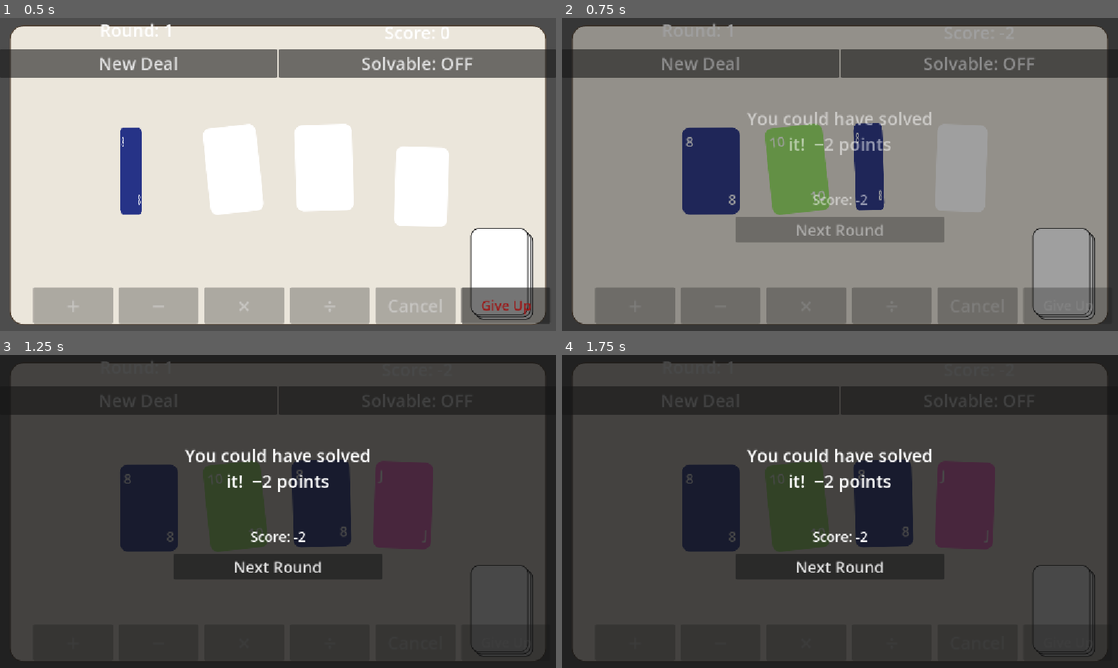
Above: before the commit, frames 1-4 (two rows, left to right).
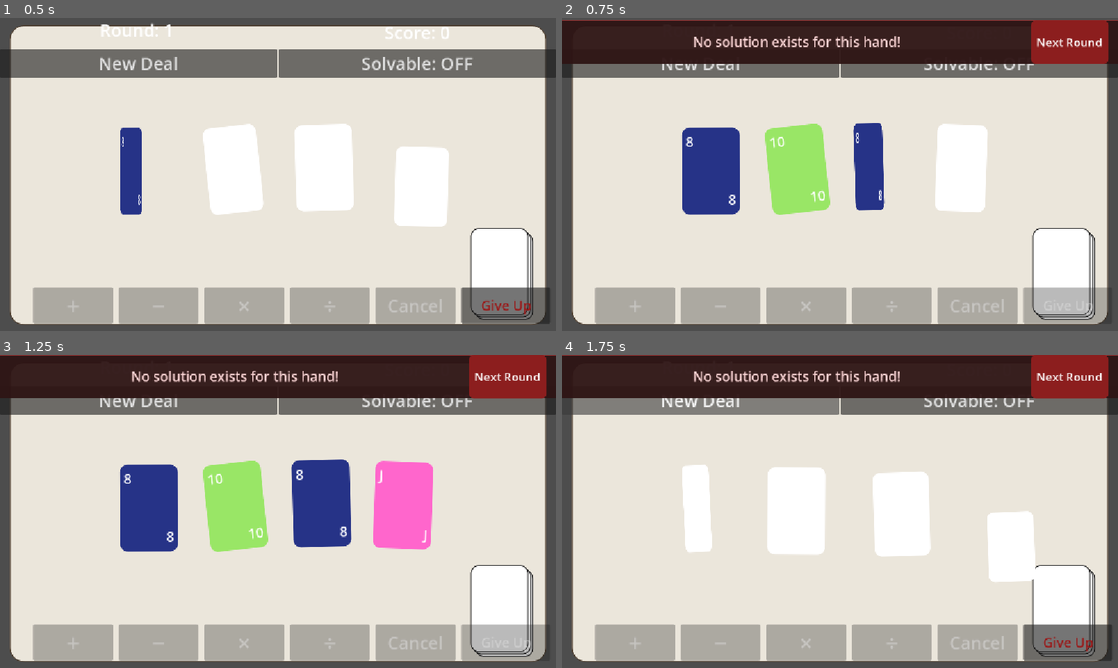
Above: after the commit, the same moments.

Repository: sky-q-xu/card-24
Game: Godot game, scene res://scenes/main.tscn
The game is run twice, just before and just after one commit, with the same random seed, the same clock (stepped at 60 frames per second) and the same inputs.
Inputs:
- Up to frame 1 (0.5 s): no input
- Up to frame 2 (0.75 s): click "Give Up" at 0.5 s
- Up to frame 3 (1.25 s): no input
- Up to frame 4 (1.75 s): click "New Deal" at 1.25 s

Frame 1 is identical in both runs. In frame 2, 94% of the frame differs, in the area x 0-100%, y 0-98%; in frame 3, 94%, in the area x 0-100%, y 0-100%; in frame 4, 94%.

Commit message:
Animate solution on give up; show no-solution banner for unsolvable
Solvable: main.gd auto-plays the correct merge steps (slide → shrink →
merged card unfold) then deals next round after a 2s pause. The board
shows exactly how 24 is reached, step by step. Score penalty (-2) still
applies. An _auto_solving guard prevents mid-animation interruption.

Unsolvable: give_up_screen is now a compact dark banner anchored at the
bottom that slides up. No full-screen overlay — the board stays visible
so the player can confirm the hand really has no solution.

Solver gains find_solution_steps() returning [{a_val,b_val,op,result_val}]
for each of the 5 parenthesization patterns. game_given_up signal now
carries the steps array instead of a solution string.

Co-Authored-By: Claude Sonnet 4.6 <noreply@anthropic.com>

Diff:
--- a/scenes/screens/give_up_screen.tscn
+++ b/scenes/screens/give_up_screen.tscn
@@ -3,83 +3,59 @@
 [ext_resource type="Script" path="res://scripts/give_up_screen.gd" id="1"]
 
 [sub_resource type="StyleBoxFlat" id="1"]
-bg_color = Color(0.08, 0.08, 0.08, 0.78)
+bg_color = Color(0.18, 0.08, 0.08, 0.95)
+border_width_top = 2
+border_color = Color(0.6, 0.2, 0.2, 1)
 corner_radius_top_left = 0
 corner_radius_top_right = 0
 corner_radius_bottom_left = 0
 corner_radius_bottom_right = 0
 
 [sub_resource type="StyleBoxFlat" id="2"]
-bg_color = Color(0.96, 0.94, 0.90, 1.0)
-border_width_left = 2
-border_width_top = 2
-border_width_right = 2
-border_width_bottom = 2
-border_color = Color(0.30, 0.24, 0.18, 1)
-corner_radius_top_left = 20
-corner_radius_top_right = 20
-corner_radius_bottom_left = 20
-corner_radius_bottom_right = 20
+bg_color = Color(0.55, 0.12, 0.12, 1)
+corner_radius_top_left = 10
+corner_radius_top_right = 10
+corner_radius_bottom_left = 10
+corner_radius_bottom_right = 10
 
 [node name="GiveUpScreen" type="CanvasLayer"]
 layer = 10
 script = ExtResource("1")
 
-[node name="Background" type="Panel" parent="."]
-anchors_preset = 15
+[node name="Banner" type="Panel" parent="."]
+anchor_left = 0.0
 anchor_right = 1.0
+anchor_top = 1.0
 anchor_bottom = 1.0
+offset_top = -90.0
+offset_bottom = 0.0
 theme_override_styles/panel = SubResource("1")
 
-[node name="CenterContainer" type="CenterContainer" parent="Background"]
-anchors_preset = 15
-anchor_right = 1.0
-anchor_bottom = 1.0
-
-[node name="VBoxContainer" type="VBoxContainer" parent="Background/CenterContainer"]
-layout_mode = 2
-custom_minimum_size = Vector2(480, 0)
-alignment = 1
-theme_override_constants/separation = 16
-
-[node name="Card" type="Panel" parent="Background/CenterContainer/VBoxContainer"]
-layout_mode = 2
-theme_override_styles/panel = SubResource("2")
-
-[node name="VBoxInner" type="VBoxContainer" parent="Background/CenterContainer/VBoxContainer/Card"]
+[node name="HBoxContainer" type="HBoxContainer" parent="Banner"]
 layout_mode = 1
 anchors_preset = 15
 anchor_right = 1.0
 anchor_bottom = 1.0
-offset_left = 24.0
-offset_top = 24.0
-offset_right = -24.0
-offset_bottom = -24.0
-theme_override_constants/separation = 16
+offset_left = 20.0
+offset_right = -20.0
+theme_override_constants/separation = 20
 alignment = 1
 
-[node name="TitleLabel" type="Label" parent="Background/CenterContainer/VBoxContainer/Card/VBoxInner"]
+[node name="Label" type="Label" parent="Banner/HBoxContainer"]
 layout_mode = 2
-theme_override_font_sizes/font_size = 36
-text = "No solution exists!"
+size_flags_horizontal = 3
+theme_override_font_sizes/font_size = 28
+theme_override_colors/font_color = Color(1, 0.85, 0.85, 1)
+text = "No solution exists for this hand!"
 horizontal_alignment = 1
-autowrap_mode = 2
+vertical_alignment = 1
 
-[node name="SolutionLabel" type="Label" parent="Background/CenterContainer/VBoxContainer/Card/VBoxInner"]
+[node name="NextRoundButton" type="Button" parent="Banner/HBoxContainer"]
 layout_mode = 2
-theme_override_font_sizes/font_size = 28
-text = ""
-horizontal_alignment = 1
-
-[node name="ScoreLabel" type="Label" parent="Background/CenterContainer/VBoxContainer/Card/VBoxInner"]
-layout_mode = 2
-theme_override_font_sizes/font_size = 28
-text = "Score: 0"
-horizontal_alignment = 1
-
-[node name="NextRoundButton" type="Button" parent="Background/CenterContainer/VBoxContainer/Card/VBoxInner"]
-layout_mode = 2
-theme_override_font_sizes/font_size = 32
+custom_minimum_size = Vector2(160, 55)
+theme_override_font_sizes/font_size = 24
+theme_override_styles/normal = SubResource("2")
+theme_override_colors/font_color = Color(1, 1, 1, 1)
 text = "Next Round"
 
-[connection signal="pressed" from="Background/CenterContainer/VBoxContainer/Card/VBoxInner/NextRoundButton" to="." method="_on_next_round_pressed"]
+[connection signal="pressed" from="Banner/HBoxContainer/NextRoundButton" to="." method="_on_next_round_pressed"]
--- a/scripts/game_manager.gd
+++ b/scripts/game_manager.gd
@@ -5,7 +5,7 @@
 signal round_started(card_data: Array)
 signal game_won
 signal game_lost
-signal game_given_up(solvable: bool, solution: String)
+signal game_given_up(solvable: bool, steps: Array)
 
 var cards: Array = []
 var round: int = 1
@@ -39,12 +39,11 @@
 	emit_signal("round_started", cards.duplicate())
 
 func give_up() -> void:
-	var solvable := Solver.can_reach_24(_round_values)
-	var solution := ""
+	var steps := Solver.find_solution_steps(_round_values)
+	var solvable := steps.size() > 0
 	if solvable:
 		score -= 2
-		solution = Solver.find_solution(_round_values)
-	emit_signal("game_given_up", solvable, solution)
+	emit_signal("game_given_up", solvable, steps)
 
 func _pick_four() -> Array:
 	var vals := []
--- a/scripts/give_up_screen.gd
+++ b/scripts/give_up_screen.gd
@@ -1,26 +1,17 @@
 extends CanvasLayer
-
-@onready var title_label: Label = $Background/CenterContainer/VBoxContainer/Card/VBoxInner/TitleLabel
-@onready var solution_label: Label = $Background/CenterContainer/VBoxContainer/Card/VBoxInner/SolutionLabel
-@onready var score_label: Label = $Background/CenterContainer/VBoxContainer/Card/VBoxInner/ScoreLabel
 
 func _ready() -> void:
 	hide()
 	GameManager.game_given_up.connect(_on_game_given_up)
 
-func _on_game_given_up(solvable: bool, solution: String) -> void:
+func _on_game_given_up(solvable: bool, _steps: Array) -> void:
 	if solvable:
-		title_label.text = "You could have solved it!  −2 points"
-		solution_label.text = solution
-		solution_label.visible = true
-	else:
-		title_label.text = "No solution exists for this hand!"
-		solution_label.visible = false
-	score_label.text = "Score: %d" % GameManager.score
-	$Background.modulate.a = 0.0
+		return  # main.gd handles solvable case with card animation
+	# Slide the banner up from the bottom
+	$Banner.position.y = $Banner.size.y
 	show()
 	var tween := create_tween()
-	tween.tween_property($Background, "modulate:a", 1.0, 0.35).set_ease(Tween.EASE_OUT)
+	tween.tween_property($Banner, "position:y", 0.0, 0.3).set_ease(Tween.EASE_OUT).set_trans(Tween.TRANS_CUBIC)
 
 func _on_next_round_pressed() -> void:
 	hide()
--- a/scripts/hud.gd
+++ b/scripts/hud.gd
@@ -18,7 +18,7 @@
 func _on_score_changed() -> void:
 	score_label.text = "Score: %d" % GameManager.score
 
-func _on_game_given_up(_solvable: bool, _solution: String) -> void:
+func _on_game_given_up(_solvable: bool, _steps: Array) -> void:
 	score_label.text = "Score: %d" % GameManager.score
 	give_up_button.disabled = true
 
--- a/scripts/main.gd
+++ b/scripts/main.gd
@@ -12,11 +12,13 @@
 const JITTER_ROT := 0.12
 
 var _live_cards: Array = []
+var _auto_solving: bool = false
 
 signal _merge_resolved(op: String)
 
 func _ready() -> void:
 	GameManager.round_started.connect(_on_round_started)
+	GameManager.game_given_up.connect(_on_game_given_up)
 	GameManager.deal_new_round(false)
 	_create_walls()
 
@@ -38,7 +40,108 @@
 		sb.add_child(cs)
 		add_child(sb)
 
+func _on_game_given_up(solvable: bool, steps: Array) -> void:
+	if solvable:
+		_auto_solve_animation(steps)  # fire-and-forget coroutine
+
+func _find_card_with_value(val: float, exclude: Card = null) -> Card:
+	for card in _live_cards:
+		if card != exclude and abs(card.value - val) < 1e-9:
+			return card
+	return null
+
+func _auto_solve_animation(steps: Array) -> void:
+	_auto_solving = true
+	_set_cards_interactive(false)
+	# Cancel any in-progress operator selection
+	_merge_resolved.emit("")
+	operator_bar.deactivate()
+
+	for step in steps:
+		if not _auto_solving:
+			return
+		var a_val: float = step["a_val"]
+		var b_val: float = step["b_val"]
+		var op: String = step["op"]
+		var result_val: float = step["result_val"]
+
+		var source := _find_card_with_value(a_val)
+		var target := _find_card_with_value(b_val, source)
+		if source == null or target == null:
+			break
+
+		source.freeze_mode = RigidBody2D.FREEZE_MODE_KINEMATIC
+		source.freeze = true
+		source.linear_velocity = Vector2.ZERO
+		target.freeze_mode = RigidBody2D.FREEZE_MODE_KINEMATIC
+		target.freeze = true
+		target.linear_velocity = Vector2.ZERO
+
+		var slide_dest: Vector2
+		if source.is_merged:
+			slide_dest = target.get_center()
+		else:
+			slide_dest = target.get_center() - Vector2(Card.CARD_W * 0.5, Card.CARD_H * 0.5)
+		var slide := create_tween()
+		slide.tween_property(source, "global_position", slide_dest, 0.30) \
+			.set_trans(Tween.TRANS_CUBIC).set_ease(Tween.EASE_OUT)
+		await slide.finished
+		if not _auto_solving or not is_instance_valid(source) or not is_instance_valid(target):
+			return
+
+		var idx_a := _card_index(source)
+		var idx_b := _card_index(target)
+		var hi := maxi(idx_a, idx_b)
+		var lo := mini(idx_a, idx_b)
+		var src_data := _card_data(source)
+		var tgt_data := _card_data(target)
+		var src_pos := source.global_position
+		var src_rot := source.rotation
+		var tgt_pos := target.global_position
+		var tgt_rot := target.rotation
+		var tgt_center := target.get_center()
+
+		var shrink := create_tween()
+		shrink.tween_property(source, "scale", Vector2.ZERO, 0.12) \
+			.set_trans(Tween.TRANS_SINE).set_ease(Tween.EASE_IN)
+		shrink.parallel().tween_property(target, "scale", Vector2.ZERO, 0.12) \
+			.set_trans(Tween.TRANS_SINE).set_ease(Tween.EASE_IN)
+		await shrink.finished
+		if not _auto_solving:
+			return
+
+		source.queue_free()
+		target.queue_free()
+		_live_cards.remove_at(hi)
+		_live_cards.remove_at(lo)
+
+		var merged: Card = CARD_SCENE.instantiate()
+		merged.setup(result_val, GameManager.format_value(result_val), 0)
+		merged.global_position = tgt_center
+		merged.rotation = 0.0
+		merged.scale = Vector2(0.0, 1.0)
+		merged.input_enabled = false
+		merged.freeze_mode = RigidBody2D.FREEZE_MODE_KINEMATIC
+		merged.freeze = true
+		add_child(merged)
+		merged.show_as_merged(op, src_data, src_pos, src_rot, tgt_data, tgt_pos, tgt_rot)
+		_live_cards.append(merged)
+
+		var unfold := create_tween()
+		unfold.tween_property(merged, "scale:x", 1.0, 0.28) \
+			.set_trans(Tween.TRANS_BACK).set_ease(Tween.EASE_OUT)
+		await unfold.finished
+		if not _auto_solving:
+			return
+
+	# Pause so the player can see the final result, then start next round
+	await get_tree().create_timer(2.0).timeout
+	if _auto_solving:
+		_auto_solving = false
+		GameManager.deal_new_round()
+
 func _on_round_started(card_data: Array) -> void:
+	_auto_solving = false
 	for card in _live_cards:
 		card.queue_free()
 	_live_cards.clear()
--- a/scripts/solver.gd
+++ b/scripts/solver.gd
@@ -8,7 +8,7 @@
 				return true
 	return false
 
-# Returns a human-readable solution string like "(5 + 3) × (K − Q) = 24", or "" if none.
+# Returns the human-readable solution string or "".
 static func find_solution(values: Array) -> String:
 	for perm in _permutations(values):
 		for ops in _op_combos():
@@ -16,6 +16,17 @@
 			if s != "":
 				return s + " = 24"
 	return ""
+
+# Returns an Array of step dicts [{a_val, b_val, op, result_val}, ...] or [].
+static func find_solution_steps(values: Array) -> Array:
+	for perm in _permutations(values):
+		for ops in _op_combos():
+			var steps: Variant = _steps_all_parens(perm, ops)
+			if steps != null:
+				return steps
+	return []
+
+# ── internal ──────────────────────────────────────────────────────────────────
 
 static func _try_all_parens(v: Array, ops: Array) -> bool:
 	var a = v[0]; var b = v[1]; var c = v[2]; var d = v[3]
@@ -31,7 +42,6 @@
 			return true
 	return false
 
-# Returns the expression string for the first pattern that equals 24, or "".
 static func _try_all_parens_expr(v: Array, ops: Array) -> String:
 	var a := {"v": float(v[0]), "s": _fmt(v[0])}
 	var b := {"v": float(v[1]), "s": _fmt(v[1])}
@@ -48,13 +58,83 @@
 	for p in patterns:
 		if p != null and abs(p.v - 24.0) < 1e-9:
 			var s: String = p.s
-			# Strip outermost parens for readability
 			if s.begins_with("(") and s.ends_with(")"):
 				s = s.substr(1, s.length() - 2)
 			return s
 	return ""
 
-# Builds an expression node {v: float, s: String}, or null on failure.
+# Returns Array of step dicts for the first pattern that reaches 24, else null.
+static func _steps_all_parens(v: Array, ops: Array) -> Variant:
+	var a := float(v[0]); var b := float(v[1])
+	var c := float(v[2]); var d := float(v[3])
+	var o1: String = ops[0]; var o2: String = ops[1]; var o3: String = ops[2]
+
+	# Pattern 1: ((a op1 b) op2 c) op3 d
+	var p1r1: Variant = _op(a, o1, b)
+	if p1r1 != null:
+		var p1r2: Variant = _op(float(p1r1), o2, c)
+		if p1r2 != null:
+			var p1r3: Variant = _op(float(p1r2), o3, d)
+			if p1r3 != null and abs(float(p1r3) - 24.0) < 1e-9:
+				return [
+					{"a_val": a, "b_val": b, "op": o1, "result_val": float(p1r1)},
+					{"a_val": float(p1r1), "b_val": c, "op": o2, "result_val": float(p1r2)},
+					{"a_val": float(p1r2), "b_val": d, "op": o3, "result_val": float(p1r3)},
+				]
+
+	# Pattern 2: (a op1 (b op2 c)) op3 d
+	var p2rb: Variant = _op(b, o2, c)
+	if p2rb != null:
+		var p2ra: Variant = _op(a, o1, float(p2rb))
+		if p2ra != null:
+			var p2r: Variant = _op(float(p2ra), o3, d)
+			if p2r != null and abs(float(p2r) - 24.0) < 1e-9:
+				return [
+					{"a_val": b, "b_val": c, "op": o2, "result_val": float(p2rb)},
+					{"a_val": a, "b_val": float(p2rb), "op": o1, "result_val": float(p2ra)},
+					{"a_val": float(p2ra), "b_val": d, "op": o3, "result_val": float(p2r)},
+				]
+
+	# Pattern 3: (a op1 b) op2 (c op3 d)
+	var p3rab: Variant = _op(a, o1, b)
+	var p3rcd: Variant = _op(c, o3, d)
+	if p3rab != null and p3rcd != null:
+		var p3r: Variant = _op(float(p3rab), o2, float(p3rcd))
+		if p3r != null and abs(float(p3r) - 24.0) < 1e-9:
+			return [
+				{"a_val": a, "b_val": b, "op": o1, "result_val": float(p3rab)},
+				{"a_val": c, "b_val": d, "op": o3, "result_val": float(p3rcd)},
+				{"a_val": float(p3rab), "b_val": float(p3rcd), "op": o2, "result_val": float(p3r)},
+			]
+
+	# Pattern 4: a op1 ((b op2 c) op3 d)
+	var p4rbc: Variant = _op(b, o2, c)
+	if p4rbc != null:
+		var p4rbcd: Variant = _op(float(p4rbc), o3, d)
+		if p4rbcd != null:
+			var p4r: Variant = _op(a, o1, float(p4rbcd))
+			if p4r != null and abs(float(p4r) - 24.0) < 1e-9:
+				return [
+					{"a_val": b, "b_val": c, "op": o2, "result_val": float(p4rbc)},
+					{"a_val": float(p4rbc), "b_val": d, "op": o3, "result_val": float(p4rbcd)},
+					{"a_val": a, "b_val": float(p4rbcd), "op": o1, "result_val": float(p4r)},
+				]
+
+	# Pattern 5: a op1 (b op2 (c op3 d))
+	var p5rcd: Variant = _op(c, o3, d)
+	if p5rcd != null:
+		var p5rbcd: Variant = _op(b, o2, float(p5rcd))
+		if p5rbcd != null:
+			var p5r: Variant = _op(a, o1, float(p5rbcd))
+			if p5r != null and abs(float(p5r) - 24.0) < 1e-9:
+				return [
+					{"a_val": c, "b_val": d, "op": o3, "result_val": float(p5rcd)},
+					{"a_val": b, "b_val": float(p5rcd), "op": o2, "result_val": float(p5rbcd)},
+					{"a_val": a, "b_val": float(p5rbcd), "op": o1, "result_val": float(p5r)},
+				]
+
+	return null
+
 static func _ce(a: Variant, op: String, b: Variant) -> Variant:
 	if a == null or b == null:
 		return null
